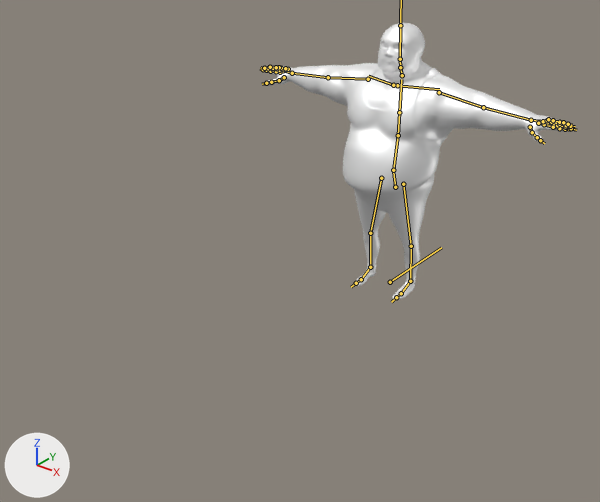
Renders of the FBX model models/Luchador/luchador_camina.fbx from each side of a commit.
Camera for both pictures: a camera (50 mm lens) standing at (2.84, -4.6, 2.85) and looking at (0.16, -1.26, 0.78). The lights are fixed; the arrows at lower left show +X, +Y and +Z. The bones that bend it are drawn over the model as lines.

In view in the first picture: 'Ch43'.
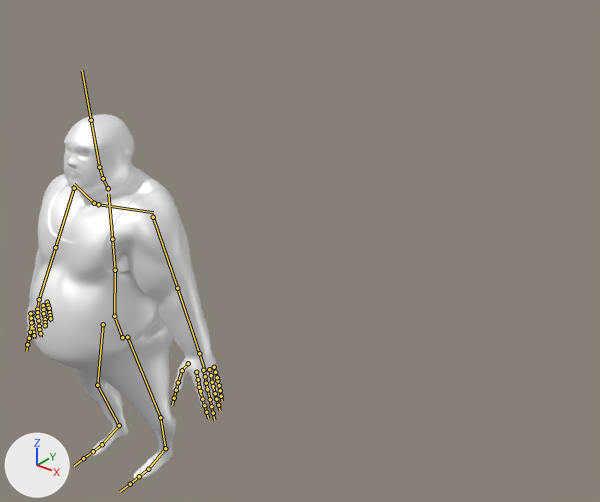
The newer file adds an action. The first version stands in its rest pose; the second is drawn at frame 142 of the action 'rig|rig|rig|rigAction'.

Where the change shows, as pixel boxes [x1, y1, x2, y2] in the pictures (600 x 502 px):
'Ch43', posed (37% narrower, 32% taller)
    before: [262, 23, 573, 300]
    after: [26, 114, 222, 479]
bone 'DEF-spine', root to tip
    before: (395, 187) to (393, 172)
    after: (122, 337) to (115, 319)
bone 'DEF-upper_arm.L', root to tip
    before: (439, 92) to (483, 107)
    after: (153, 217) to (177, 288)
bone 'DEF-forearm.L', root to tip
    before: (483, 107) to (531, 120)
    after: (177, 288) to (199, 353)
bone 'DEF-hand.L', root to tip
    before: (531, 120) to (545, 121)
    after: (199, 353) to (205, 372)
bone 'DEF-upper_arm.R', root to tip
    before: (368, 79) to (328, 77)
    after: (74, 188) to (55, 247)
bone 'DEF-forearm.R', root to tip
    before: (328, 77) to (292, 73)
    after: (55, 247) to (39, 299)
bone 'DEF-hand.R', root to tip
    before: (292, 73) to (282, 70)
    after: (39, 299) to (37, 309)
bone 'DEF-thigh.L', root to tip
    before: (403, 184) to (411, 246)
    after: (127, 337) to (160, 417)
bone 'DEF-shin.L', root to tip
    before: (411, 246) to (410, 281)
    after: (160, 417) to (165, 448)
bone 'DEF-foot.L', root to tip
    before: (410, 281) to (401, 293)
    after: (165, 448) to (148, 469)
bone 'DEF-thigh.R', root to tip
    before: (381, 178) to (370, 233)
    after: (103, 324) to (97, 385)
bone 'DEF-shin.R', root to tip
    before: (370, 233) to (370, 267)
    after: (97, 385) to (119, 425)
bone 'DEF-foot.R', root to tip
    before: (370, 267) to (361, 279)
    after: (119, 425) to (102, 444)

The change, as a list of edits to the scene's bpy script:
```text
Change bone_def_spine:
    where bone_def_spine = bpy.data.objects['rig'].pose.bones['DEF-spine']
    bone_def_spine.location: (0.0, 0.0, 0.0) -> (0.0, 0.572, 2.365)
Change bone_def_upper_arm_l:
    where bone_def_upper_arm_l = bpy.data.objects['rig'].pose.bones['DEF-upper_arm.L']  # child of 'DEF-shoulder.L'
    bone_def_upper_arm_l.rotation_quaternion: (1.0, 0.0, 0.0, 0.0) -> (0.837, -0.437, 0.0, 0.328)  # degrees (0, 0, 0) -> degrees (-50, 17, 35)
    bone_def_upper_arm_l.scale: (1.0, 1.0, 1.0) -> (0.98, 1.03, 0.98)
Change bone_def_forearm_l:
    where bone_def_forearm_l = bpy.data.objects['rig'].pose.bones['DEF-forearm.L']  # child of 'DEF-upper_arm.L'
    bone_def_forearm_l.rotation_quaternion: (1.0, 0.0, 0.0, 0.0) -> (0.999, -0.032, -0.006, 0.0)  # degrees (0, 0, 0) -> degrees (-4, -1, 0)
Change bone_def_hand_l:
    where bone_def_hand_l = bpy.data.objects['rig'].pose.bones['DEF-hand.L']  # child of 'DEF-forearm.L'
    bone_def_hand_l.rotation_quaternion: (1.0, 0.0, 0.0, 0.0) -> (0.996, -0.038, -0.027, -0.076)  # degrees (0, 0, 0) -> degrees (-4, -3, -9)
    bone_def_hand_l.scale: (1.0, 1.0, 1.0) -> (1.01, 0.97, 1.02)
Change bone_def_upper_arm_r:
    where bone_def_upper_arm_r = bpy.data.objects['rig'].pose.bones['DEF-upper_arm.R']  # child of 'DEF-shoulder.R'
    bone_def_upper_arm_r.rotation_quaternion: (1.0, 0.0, 0.0, 0.0) -> (0.873, -0.436, 0.0, -0.22)  # degrees (0, 0, 0) -> degrees (-51, -11, -23)
    bone_def_upper_arm_r.scale: (1.0, 1.0, 1.0) -> (0.93, 1.16, 0.93)
Change bone_def_forearm_r:
    where bone_def_forearm_r = bpy.data.objects['rig'].pose.bones['DEF-forearm.R']  # child of 'DEF-upper_arm.R'
    bone_def_forearm_r.rotation_quaternion: (1.0, 0.0, 0.0, 0.0) -> (0.999, -0.033, 0.004, 0.0)  # degrees (0, 0, 0) -> degrees (-4, 0, 0)
Change bone_def_hand_r:
    where bone_def_hand_r = bpy.data.objects['rig'].pose.bones['DEF-hand.R']  # child of 'DEF-forearm.R'
    bone_def_hand_r.rotation_quaternion: (1.0, 0.0, 0.0, 0.0) -> (0.985, 0.029, -0.029, -0.17)  # degrees (0, 0, 0) -> degrees (4, -3, -20)
    bone_def_hand_r.scale: (1.0, 1.0, 1.0) -> (1.07, 0.88, 1.07)
Change bone_def_thigh_l:
    where bone_def_thigh_l = bpy.data.objects['rig'].pose.bones['DEF-thigh.L']  # child of 'DEF-spine'
    bone_def_thigh_l.rotation_quaternion: (1.0, 0.0, 0.0, 0.0) -> (0.997, -0.061, 0.0, -0.046)  # degrees (0, 0, 0) -> degrees (-7, 0, -5)
    bone_def_thigh_l.scale: (1.0, 1.0, 1.0) -> (1.0, 0.99, 1.0)
Change bone_def_shin_l:
    where bone_def_shin_l = bpy.data.objects['rig'].pose.bones['DEF-shin.L']  # child of 'DEF-thigh.L'
    bone_def_shin_l.rotation_quaternion: (1.0, 0.0, 0.0, 0.0) -> (0.982, 0.19, 0.006, -0.003)  # degrees (0, 0, 0) -> degrees (22, 1, 0)
    bone_def_shin_l.scale: (1.0, 1.0, 1.0) -> (1.0, 0.99, 1.01)
Change bone_def_foot_l:
    where bone_def_foot_l = bpy.data.objects['rig'].pose.bones['DEF-foot.L']  # child of 'DEF-shin.L'
    bone_def_foot_l.rotation_quaternion: (1.0, 0.0, 0.0, 0.0) -> (0.991, -0.081, 0.107, -0.021)  # degrees (0, 0, 0) -> degrees (-10, 12, -3)
    bone_def_foot_l.scale: (1.0, 1.0, 1.0) -> (0.99, 0.99, 1.01)
Change bone_def_thigh_r:
    where bone_def_thigh_r = bpy.data.objects['rig'].pose.bones['DEF-thigh.R']  # child of 'DEF-spine'
    bone_def_thigh_r.rotation_quaternion: (1.0, 0.0, 0.0, 0.0) -> (0.998, -0.059, 0.0, 0.033)  # degrees (0, 0, 0) -> degrees (-7, 0, 4)
    bone_def_thigh_r.scale: (1.0, 1.0, 1.0) -> (1.0, 0.99, 1.0)
Change bone_def_shin_r:
    where bone_def_shin_r = bpy.data.objects['rig'].pose.bones['DEF-shin.R']  # child of 'DEF-thigh.R'
    bone_def_shin_r.rotation_quaternion: (1.0, 0.0, 0.0, 0.0) -> (0.984, 0.175, -0.004, 0.002)  # degrees (0, 0, 0) -> degrees (20, -1, 0)
    bone_def_shin_r.scale: (1.0, 1.0, 1.0) -> (1.0, 0.99, 1.01)
Change bone_def_foot_r:
    where bone_def_foot_r = bpy.data.objects['rig'].pose.bones['DEF-foot.R']  # child of 'DEF-shin.R'
    bone_def_foot_r.rotation_quaternion: (1.0, 0.0, 0.0, 0.0) -> (0.993, -0.065, -0.098, 0.021)  # degrees (0, 0, 0) -> degrees (-8, -11, 3)
    bone_def_foot_r.scale: (1.0, 1.0, 1.0) -> (0.99, 0.99, 1.01)
```
